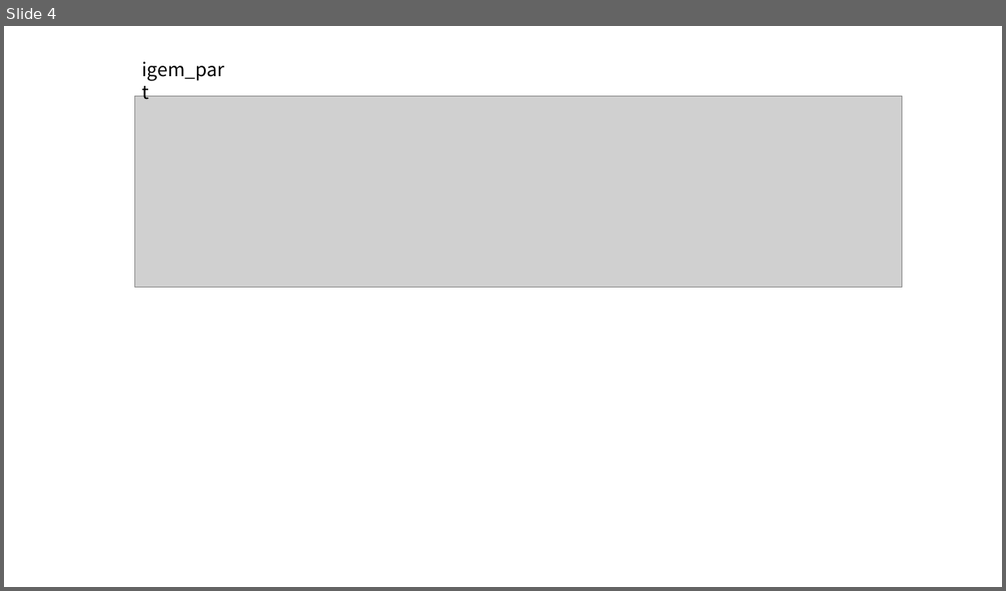
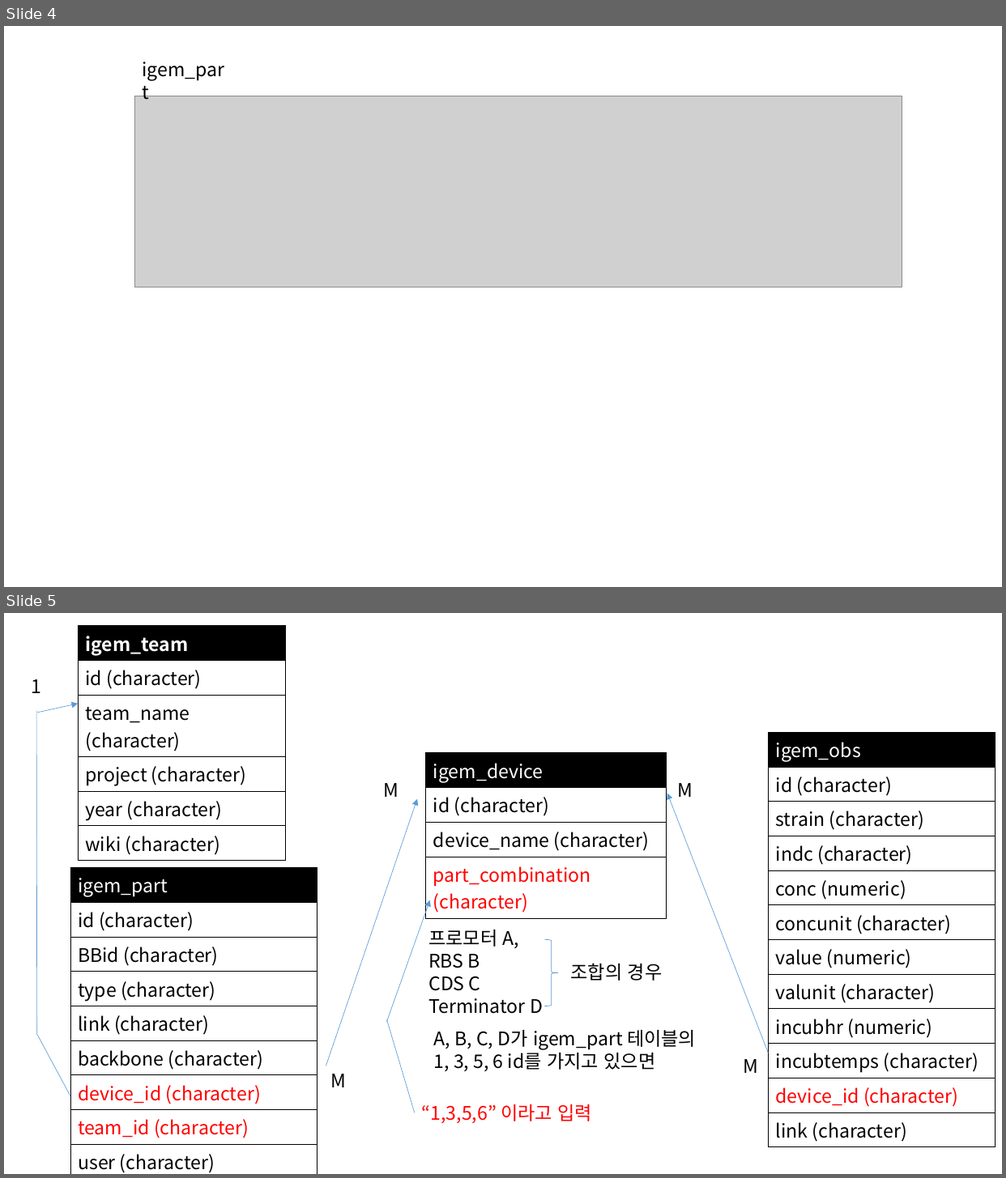
Before and after one commit to greendaygh/researchE2021, a slide deck: images/images.pptx. Shown one above the other, each under a label of ours: slide 4 before the commit, slides 4 and 5 after it. The pictures are 1006x591 and 1006x1178 pixels, drawn with LibreOffice and Linux fonts; fonts in the diff are those of the drawing; grey boxes stand for pictures. Boxes give left, top, right and bottom in pixels: in the first picture for what was removed or moved away, otherwise in the second. Text is boxed around its words. In the diff, an @@ line names an element or a change of style, - is before the commit and + after.

```diff
--- a/images/images.pptx
+++ b/images/images.pptx
@@ slide 5 added at bbox=[4, 613, 1002, 1174], background #FFFFFF @@
@@ table added at bbox=[78, 626, 286, 858], 6 rows, 1 columns @@
+igem_team
+id (character)
+team_name (character)
+project (character)
+year (character)
+wiki (character)
@@ text added at bbox=[31, 679, 41, 693], 18 pt, text #000000 @@
+1
@@ arrow added from (38, 713) to (78, 704), #5B9BD5 0.5 pt @@
@@ line added from (37, 1035) to (36, 710), #5B9BD5 0.5 pt @@
@@ table added at bbox=[769, 732, 995, 1145], 12 rows, 1 columns @@
+igem_obs
+id (character)
+strain (character)
+indc (character)
+conc (numeric)
+concunit (character)
+value (numeric)
+valunit (character)
+incubhr (numeric)
+incubtemps (character)
+device_id (character)
+link (character)
@@ table added at bbox=[426, 753, 667, 916], 4 rows, 1 columns @@
+igem_device
+id (character)
+device_name (character)
+part_combination (character)
@@ arrow added from (326, 1066) to (417, 799), #5B9BD5 0.5 pt @@
@@ text added at bbox=[383, 783, 398, 797], 18 pt, text #000000 @@
+M
@@ arrow added from (769, 1053) to (667, 794), #5B9BD5 0.5 pt @@
@@ text added at bbox=[677, 783, 692, 797], 18 pt, text #000000 @@
+M
@@ table added at bbox=[70, 867, 317, 1174], 9 rows, 1 columns @@
+igem_part
+id (character)
+BBid (character)
+type (character)
+link (character)
+backbone (character)
+device_id (character)
+team_id (character)
+user (character)
@@ arrow added from (386, 1022) to (430, 901), #5B9BD5 0.5 pt @@
@@ text added at bbox=[428, 930, 543, 1014], 18 pt, text #000000 @@
+프로모터 A,
+RBS B
+CDS C
+Terminator D
@@ right brace added at bbox=[544, 940, 558, 1007], outline #5B9BD5 0.5 pt @@
@@ text added at bbox=[571, 963, 663, 981], 18 pt, text #000000 @@
+조합의 경우
@@ line added from (414, 1113) to (386, 1020), #5B9BD5 0.5 pt @@
@@ line added from (70, 1097) to (38, 1035), #5B9BD5 0.5 pt @@
@@ text added at bbox=[434, 1030, 696, 1071], 18 pt, text #000000 @@
+A, B, C, D가 igem_part 테이블의
+1, 3, 5, 6 id를 가지고 있으면
@@ text added at bbox=[331, 1074, 347, 1088], 18 pt, text #000000 @@
+M
@@ text added at bbox=[743, 1059, 758, 1073], 18 pt, text #000000 @@
+M
@@ text added at bbox=[422, 1105, 593, 1123], 18 pt, text #FF0000 @@
+“1,3,5,6” 이라고 입력
```
Also in this commit, not shown: 1 slide changed, 3 other files.
